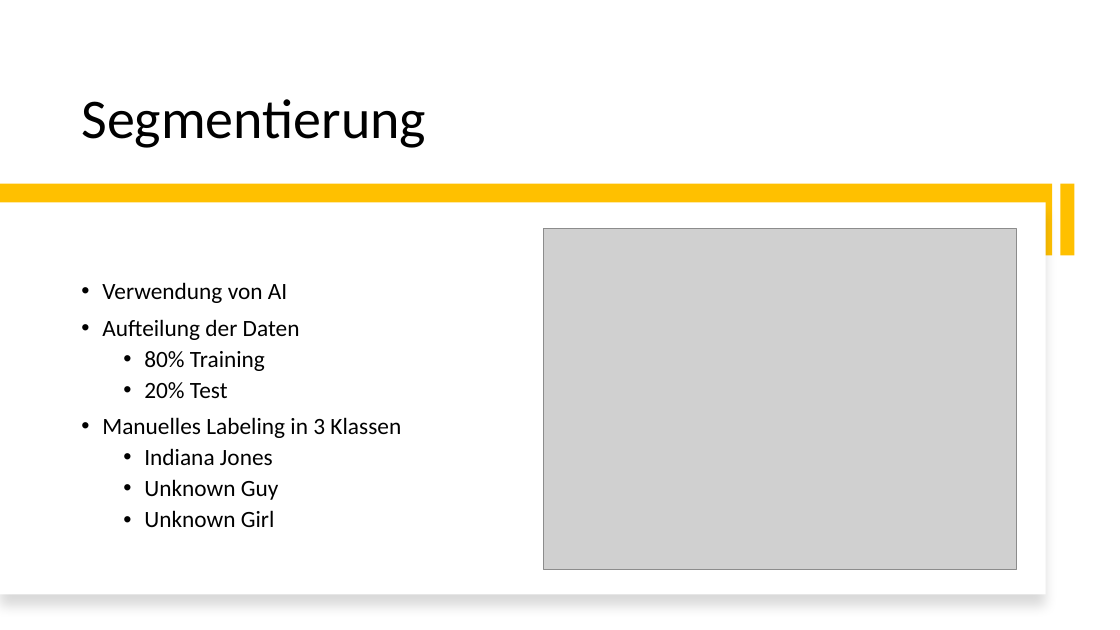
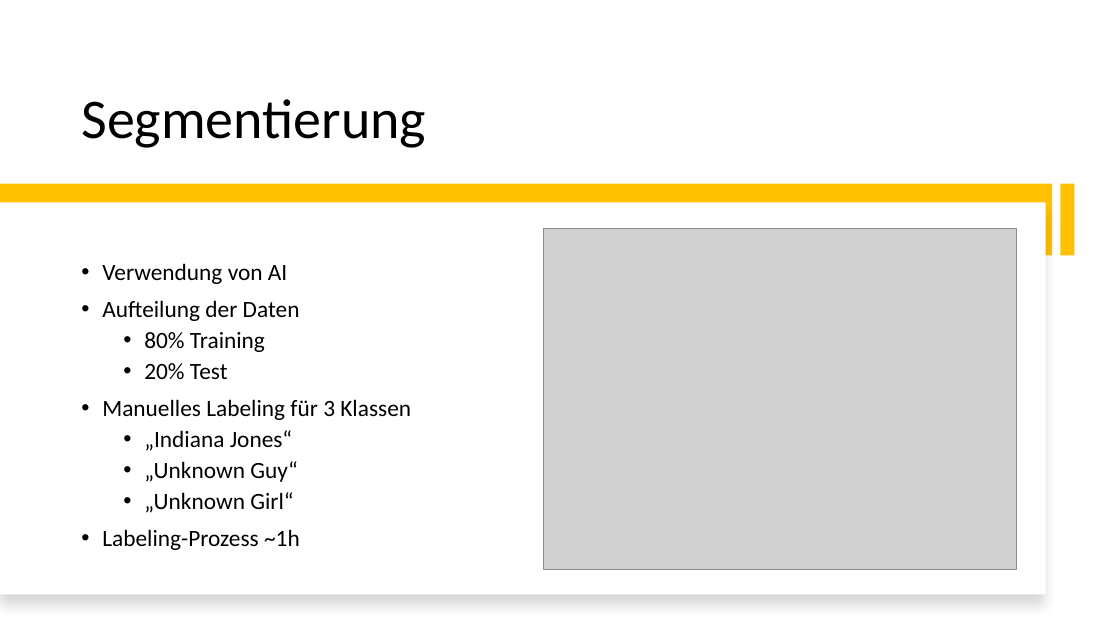
Before and after one commit to norbus161/Indiana-Jones-Defect-Detection, a slide deck: slide 4 of presentation/DIP-Project.pptx. Drawn at 1120x630 pixels with LibreOffice and Linux fonts; fonts in the diff are those of the drawing; grey boxes stand for pictures. Boxes give left, top, right and bottom in pixels: in the first picture for what was removed or moved away, otherwise in the second. Text is boxed around its words. In the diff, an @@ line names an element or a change of style, - is before the commit and + after.

```diff
--- a/presentation/DIP-Project.pptx
+++ b/presentation/DIP-Project.pptx
@@ text at (102,399,411,550): text changed @@
-• Manuelles Labeling in 3 Klassen
-  • Indiana Jones
-  • Unknown Guy
-  • Unknown Girl
+• Manuelles Labeling für 3 Klassen
+  • „Indiana Jones“
+  • „Unknown Guy“
+  • „Unknown Girl“
+• Labeling-Prozess ~1h
```
Also in this commit, not shown: 8 other slides changed, 2 slides added, 2 slides removed.
